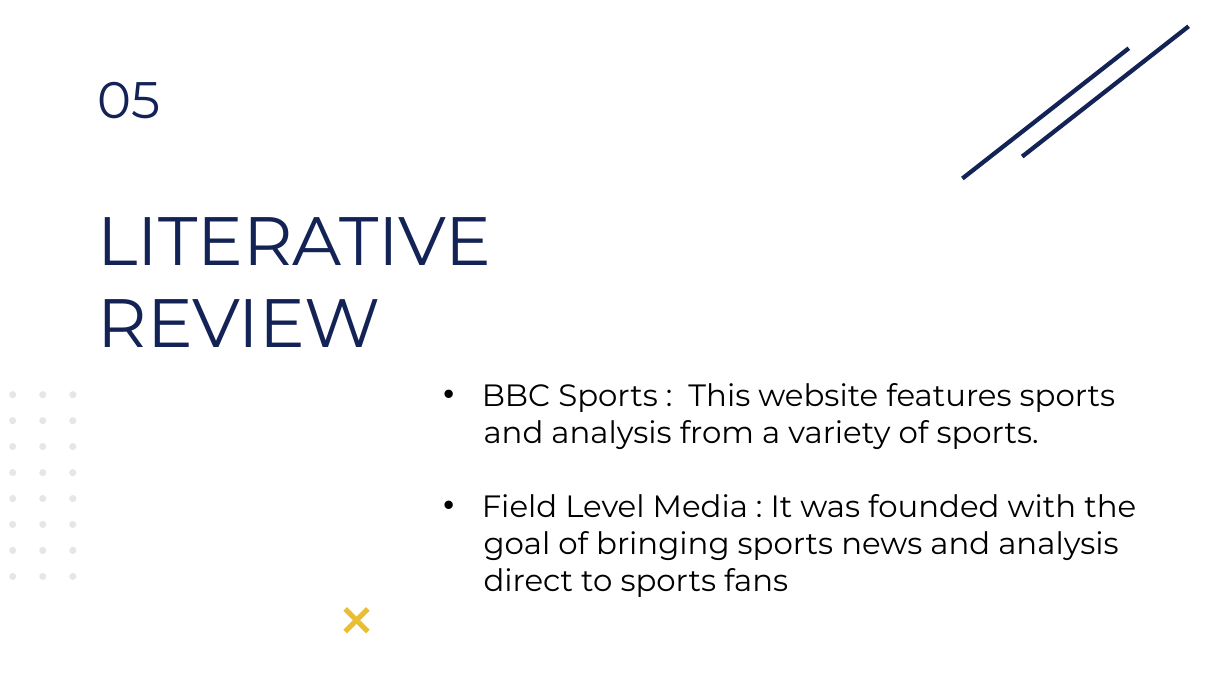
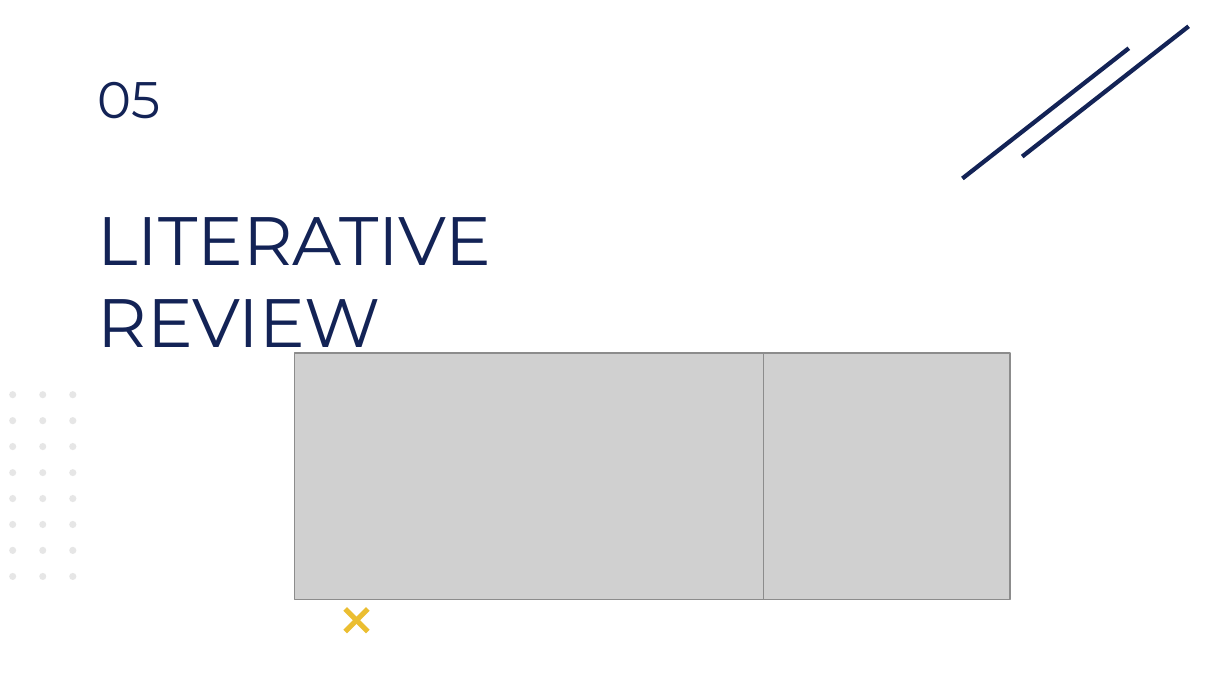
Before and after one commit to bibashmgr/gcesports, a slide deck: slide 7 of docs/GCESports.pptx. Drawn at 1232x693 pixels with LibreOffice and Linux fonts; fonts in the diff are those of the drawing; grey boxes stand for pictures. Boxes give left, top, right and bottom in pixels: in the first picture for what was removed or moved away, otherwise in the second. Text is boxed around its words. In the diff, an @@ line names an element or a change of style, - is before the commit and + after.

```diff
--- a/docs/GCESports.pptx
+++ b/docs/GCESports.pptx
@@ picture added at bbox=[294, 354, 764, 600] @@
@@ picture added at bbox=[764, 354, 1010, 600] @@
@@ text removed at bbox=[482, 383, 1136, 597] @@
-• BBC Sports : This website features sports
-and analysis from a variety of sports.
-• Field Level Media : It was founded with the
-goal of bringing sports news and analysis
-direct to sports fans
```
Also in this commit, not shown: 1 other slide changed, 3 other files.
